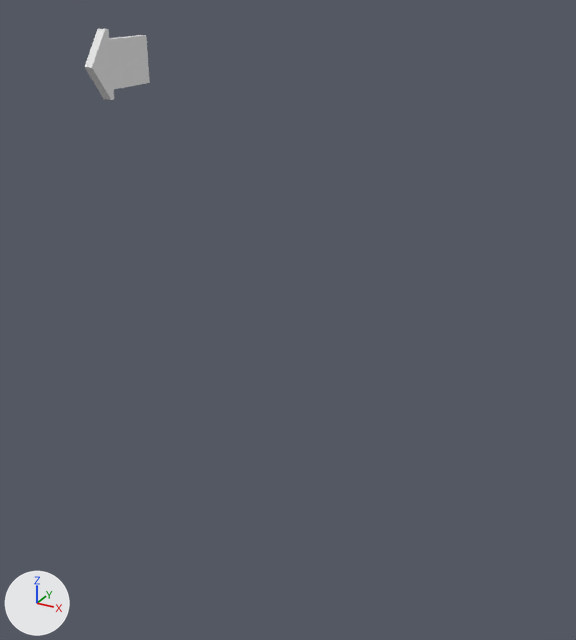
The Blender file modelsrc/editor/vactubes/vactubes.blend: old version first, new version second.
One viewpoint serves both versions: a camera (50 mm lens) standing at (468.0, -515.0, 73.0) and looking at (187.0, -3.0, -183.0). Lighting does not change. The marker at lower left points along +X, +Y and +Z. Materials are left out; every surface is plain grey.

In view in the first picture: 'start_point'.
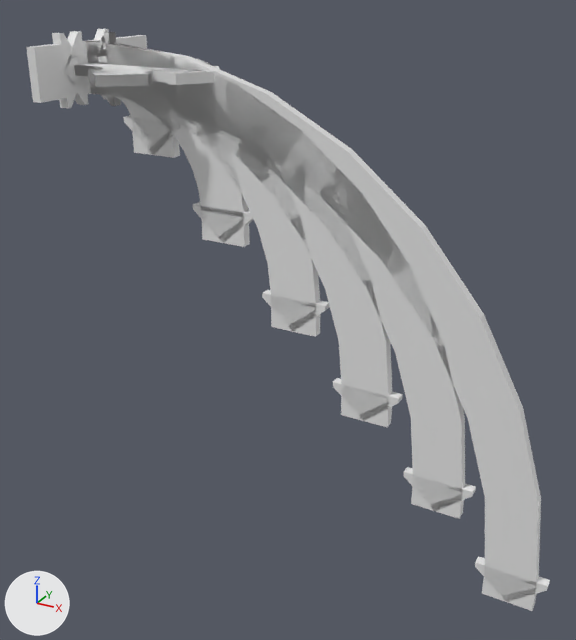
What differs and where, as boxes (x1, y1, x2, y2) in the pictures (576 x 640 px):
'curve_6', shown
    after: (90, 41, 550, 611)
'curve_5', shown
    after: (84, 41, 476, 519)
'curve_4', shown
    after: (89, 33, 403, 427)
'curve_3', shown
    after: (110, 43, 330, 337)
'curve_2', shown
    after: (106, 43, 254, 247)
'end_point', shown
    after: (26, 33, 103, 108)
'curve_1', shown
    after: (105, 32, 180, 158)
'splitter_straight', shown
    after: (76, 63, 219, 85)
'splitter_sides', shown
    after: (74, 59, 210, 87)
'straight', shown
    after: (64, 31, 100, 105)
'splitter_triple', added
    after: (101, 64, 200, 85)
'start_point', unchanged, covered by the edit
    before: (85, 29, 150, 100)
    after: (94, 29, 147, 99)

Diff of the bpy script that builds the scene:
```diff
--- a/modelsrc/editor/vactubes/vactubes.blend.py
+++ b/modelsrc/editor/vactubes/vactubes.blend.py
@@ me_cube_012 @@
+me_cube_012.from_pydata(...)  # 161 vertices, 189 faces; spans x 0.0..128.0, y -64.0..64.0, z -4.0..4.0
+me_cube_012.polygons.foreach_set('use_smooth', [True] * 189)
@@ ob_end_point @@
 _m = ob_end_point.modifiers.new('Curve', 'CURVE')
 _m.deform_axis = 'NEG_Y'
-ob_end_point.hide_viewport = True
@@ ob_curve_6 @@
 _m = ob_curve_6.modifiers.new('EdgeSplit', 'EDGE_SPLIT')
-ob_curve_6.hide_viewport = True
@@ ob_curve_5 @@
 _m = ob_curve_5.modifiers.new('EdgeSplit', 'EDGE_SPLIT')
-ob_curve_5.hide_viewport = True
@@ ob_curve_4 @@
 _m = ob_curve_4.modifiers.new('EdgeSplit', 'EDGE_SPLIT')
-ob_curve_4.hide_viewport = True
@@ ob_curve_3 @@
 _m = ob_curve_3.modifiers.new('EdgeSplit', 'EDGE_SPLIT')
-ob_curve_3.hide_viewport = True
@@ ob_splitter_sides @@
 _m = ob_splitter_sides.modifiers.new('EdgeSplit', 'EDGE_SPLIT')
-ob_splitter_sides.hide_viewport = True
@@ ob_splitter_straight @@
 _m = ob_splitter_straight.modifiers.new('EdgeSplit', 'EDGE_SPLIT')
-ob_splitter_straight.hide_viewport = True
@@ ob_curve_2 @@
 _m = ob_curve_2.modifiers.new('EdgeSplit', 'EDGE_SPLIT')
-ob_curve_2.hide_viewport = True
@@ ob_curve_1 @@
 _m = ob_curve_1.modifiers.new('EdgeSplit', 'EDGE_SPLIT')
-ob_curve_1.hide_viewport = True
@@ ob_straight @@
 _m = ob_straight.modifiers.new('Curve', 'CURVE')
 _m.deform_axis = 'NEG_Y'
-ob_straight.hide_viewport = True
@@ ob_splitter_triple @@
+ob_splitter_triple = bpy.data.objects.new('splitter_triple', me_cube_012)
+ob_splitter_triple.location = (0.0, 0.0, 0.0)
+_m = ob_splitter_triple.modifiers.new('EdgeSplit', 'EDGE_SPLIT')
```
